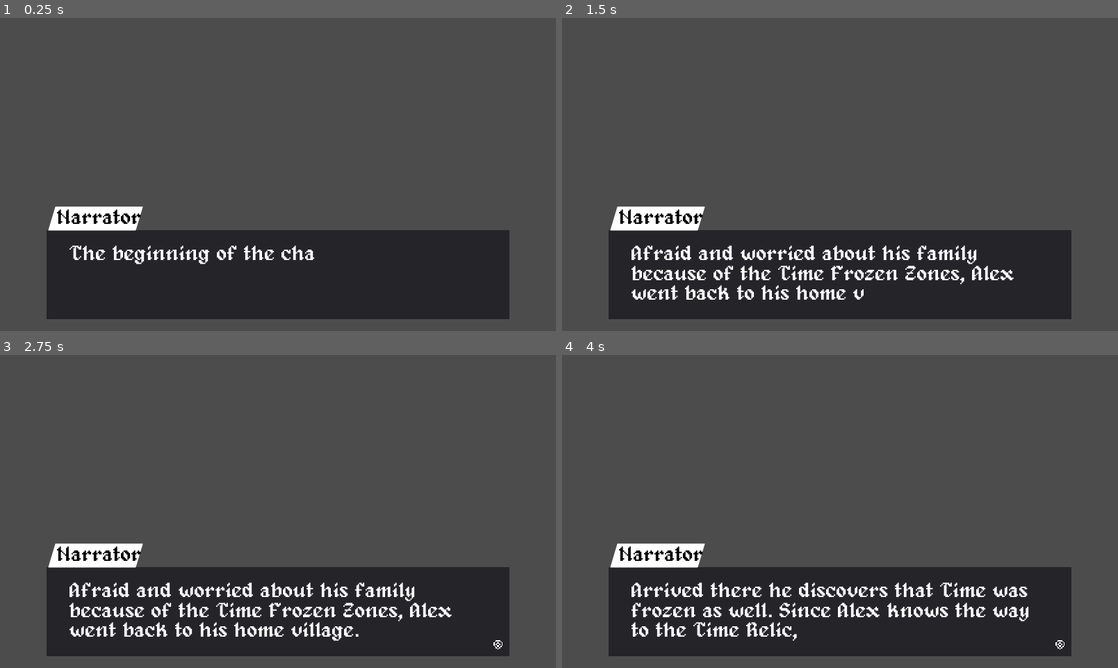
Above: before the commit, frames 1-4 (two rows, left to right).
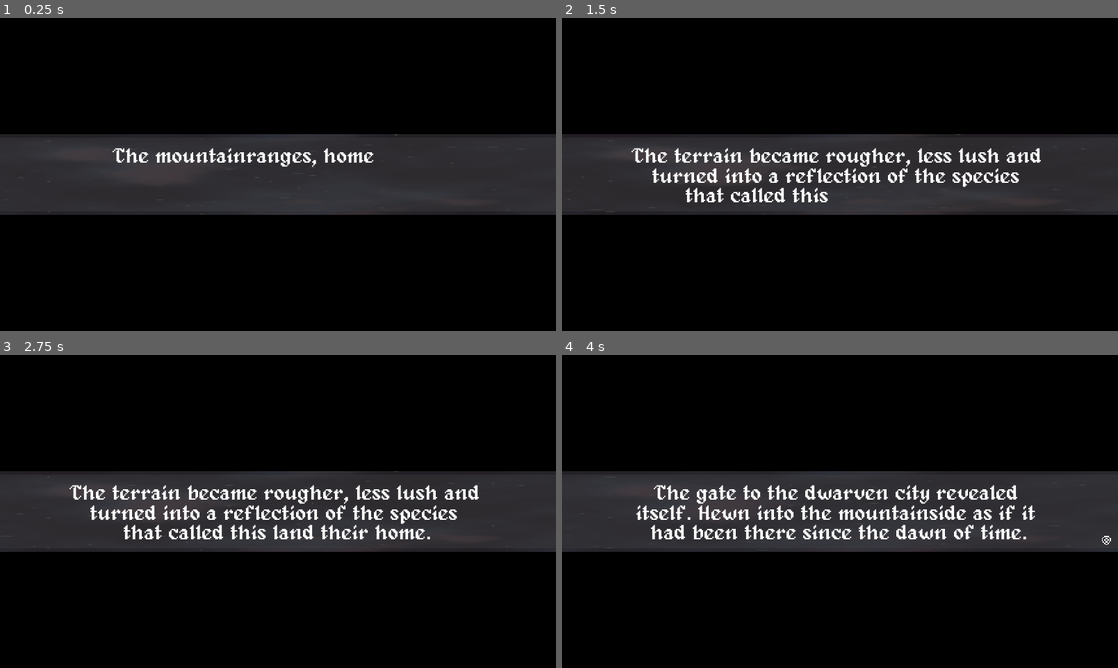
Above: after the commit, the same moments.

Repository: panorb/ludum-dare-51
Game: Godot game, scene res://scene/GameScene.tscn
Two runs of this game, one before a commit and one after it. Both use one fixed random seed, a clock stepped at 60 frames per second and the inputs below. This scene is started directly instead of the project's main scene.
Inputs:
- Up to frame 1 (0.25 s): no input
- Up to frame 2 (1.5 s): tap Enter (option_select) at 0.5 s; hold Up (ui_up) 0.53-1.28 s; hold Down (ui_down) from 1.28 s (still down)
- Up to frame 3 (2.75 s): tap Space at 2 s; release Down (ui_down) at 2.03 s; hold Up (ui_up) from 2.03 s (still down)
- Up to frame 4 (4 s): tap Enter (option_select) at 2.75 s; release Up (ui_up) at 3.53 s; hold Down (ui_down) from 3.53 s (still down)

The runs differ from the first frame. In frame 1, 96% of the frame differs, in the area x 0-100%, y 0-100%; in frame 2, 96%; in frame 3, 96%; in frame 4, 95%.

Commit message:
Extended and improved dialogue system by quite a lot
- chance branches are now supported
- choice conditions are now supported
- the new, custom emit dialogue signal node is now supported
- a new stage/dialogue box for the narrator was added

Diff:
--- /dev/null
+++ b/godot/gui/dialogue/NarratorStage.gd
@@ -0,0 +1,50 @@
+extends Control
+
+var text : String setget _set_text, _get_text
+
+var need_to_wait : bool setget _set_need_to_wait
+
+onready var dialogue_text = get_node("%DialogueText")
+
+onready var tween = get_node("Tween")
+
+onready var proceed_indicator = get_node("BoxPanel/ProceedIndicator")
+onready var proceed_indicator_timer = get_node("BoxPanel/ProceedIndicator/Timer")
+
+signal reading_finished
+
+func _set_text(new_val):
+	dialogue_text.bbcode_text = "[center]" + new_val + "[/center]"
+	_animate_dialogue_text()
+
+func _get_text():
+	return dialogue_text.text
+
+func _set_need_to_wait(new_val):
+	need_to_wait = new_val
+
+func _input(event):
+	if event.is_action_pressed("option_select"):
+		print("enter")
+		emit_signal("reading_finished")
+
+func _on_tween_all_completed():
+	need_to_wait = false
+
+func _ready():
+	need_to_wait = false
+	yield(get_tree().create_timer(1.0), "timeout")
+	proceed_indicator_timer.connect("timeout", self, "_on_ProceedIndicator_switch")
+	tween.connect("tween_all_completed", self, "_on_tween_all_completed")
+
+func _on_ProceedIndicator_switch():
+	proceed_indicator.visible = dialogue_text.percent_visible == 1.0 and not proceed_indicator.visible
+
+func _on_animation_finished(animation_name):
+	print(animation_name)
+
+func _animate_dialogue_text():
+	tween.stop_all()
+	tween.reset_all()
+	tween.interpolate_property(dialogue_text, "percent_visible", 0.0, 1.0, len(self.text) * 0.01)
+	tween.start()
--- /dev/null
+++ b/godot/gui/dialogue/NarratorStage.tscn
@@ -0,0 +1,199 @@
+[gd_scene load_steps=8 format=2]
+
+[ext_resource path="res://gui/dialogue/NarratorStage.gd" type="Script" id=1]
+[ext_resource path="res://gui/main_theme.tres" type="Theme" id=2]
+[ext_resource path="res://gui/dialogue/proceed_indicator.png" type="Texture" id=3]
+[ext_resource path="res://gui/dialogue/beep.wav" type="AudioStream" id=4]
+
+[sub_resource type="Shader" id=2]
+code = "shader_type canvas_item;
+
+//uniform vec3 color_replace = vec3(1.0,1.0,0.0);
+uniform int OCTAVE = 12;
+uniform float timescale = 0.4;
+uniform vec4 CLOUD1_COL: hint_color = vec4(0.41,0.64,0.78,0.4);
+uniform vec4 CLOUD2_COL: hint_color = vec4(0.99,0.79,0.46,0.2);
+uniform vec4 CLOUD3_COL: hint_color = vec4(0.81,0.31,0.59,1.0);
+uniform vec4 CLOUD4_COL: hint_color = vec4(0.27,0.15,0.33,1.0);
+uniform vec4 SPACE: hint_color = vec4(0.09,0.06,0.28,0.3);
+uniform float zoomScale = 4.0;
+uniform float size = 10.0;
+uniform float starscale = 20.0;
+uniform float prob: hint_range(0.0,1.0) = 0.98;
+
+float rand(vec2 input){
+	return fract(sin(dot(input,vec2(23.53,44.0)))*42350.45);
+}
+
+float perlin(vec2 input){
+	vec2 i = floor(input);
+	vec2 j = fract(input);
+	vec2 coord = smoothstep(0.,1.,j);
+
+	float a = rand(i);
+	float b = rand(i+vec2(1.0,0.0));
+	float c = rand(i+vec2(0.0,1.0));
+	float d = rand(i+vec2(1.0,1.0));
+
+	return mix(mix(a,b,coord.x),mix(c,d,coord.x),coord.y);
+}
+
+float fbm(vec2 input){
+	float value = 0.0;
+	float scale = 0.5;
+
+	for(int i = 0; i < OCTAVE; i++){
+		value += perlin(input)*scale;
+		input*=2.0;
+		scale*=0.5;
+	}
+	return value;
+}
+
+float fbmCloud(vec2 input, float minimum){
+	float value = 0.0;
+	float scale = 0.5;
+
+	for(int i = 0; i < OCTAVE; i++){
+		value += perlin(input)*scale;
+		input*=2.0;
+		scale*=0.5;
+	}
+	return smoothstep(0.,1.,(smoothstep(minimum,1.,value)-minimum)/(1.0-minimum));
+}
+
+float fbmCloud2(vec2 input, float minimum){
+	float value = 0.0;
+	float scale = 0.5;
+
+	for(int i = 0; i < OCTAVE; i++){
+		value += perlin(input)*scale;
+		input*=2.0;
+		scale*=0.5;
+	}
+	return (smoothstep(minimum,1.,value)-minimum)/(1.0-minimum);
+}
+
+void fragment(){
+	vec4 originalColor = texture(TEXTURE, UV);
+	float timescaled = TIME * timescale;
+	//vec2 zoomUV = vec2(zoomScale * UV.x + UV.x*0.04*TIME*sin(0.07*TIME), zoomScale * UV.y + UV.y*0.05*TIME*cos(0.06*TIME));
+	vec2 zoomUV2 = vec2(zoomScale * UV.x + 0.03*timescaled*sin(0.07*timescaled), zoomScale * UV.y + 0.03*timescaled*cos(0.06*timescaled));
+	vec2 zoomUV3 = vec2(zoomScale * UV.x + 0.027*timescaled*sin(0.07*timescaled), zoomScale * UV.y + 0.025*timescaled*cos(0.06*timescaled));
+	vec2 zoomUV4 = vec2(zoomScale * UV.x + 0.021*timescaled*sin(0.07*timescaled), zoomScale * UV.y + 0.021*timescaled*cos(0.07*timescaled));
+	float tide = 0.05*sin(TIME);
+	float tide2 = 0.06*cos(0.3*TIME);
+	//if(color_replace == originalColor.rgb){
+		vec4 nebulaTexture = vec4(SPACE.rgb, 0.5+0.2*sin(0.23*TIME +UV.x-UV.y));
+		nebulaTexture += fbmCloud2(zoomUV3, 0.24 + tide)*CLOUD1_COL;
+		nebulaTexture += fbmCloud(zoomUV2*0.9, 0.33 - tide)*CLOUD2_COL;
+		nebulaTexture = mix(nebulaTexture,CLOUD3_COL,fbmCloud(vec2(0.9*zoomUV4.x,0.9*zoomUV4.y), 0.25+tide2));
+		nebulaTexture = mix(nebulaTexture,CLOUD4_COL,fbmCloud(zoomUV3*0.7+2.0, 0.4+tide2));
+		vec2 zoomstar = starscale*zoomUV2;
+		vec2 pos = floor(zoomstar / size);
+		float starValue = rand(pos);
+		if(starValue>prob){
+			vec2 center = size * pos + vec2(size, size) * 0.5;
+			float t = 0.9 + 0.2 * sin(TIME * 8.0 + (starValue - prob) / (1.0 - prob) * 45.0);
+			float color = 1.0 - distance(zoomstar, center) / (0.5 * size);
+			nebulaTexture = mix(nebulaTexture, vec4(1.0,1.0,1.0,1.0),smoothstep(0.,1.,color * t / (abs(zoomstar.y - center.y)) * t / (abs(zoomstar.x - center.x))));
+		} else {
+			zoomstar *= 5.0;
+			pos = floor(zoomstar / size);
+			float starValue2 = rand(pos + vec2(13.0,13.0));
+			if(starValue2 >= 0.95){
+				vec2 center = size * pos + vec2(size, size) * 0.5;
+				float t = 0.9 + 0.2 * sin(TIME * 8.0 + (starValue - prob) / (1.0 - prob) * 45.0);
+				float color = 1.0 - distance(zoomstar, center) / (0.5 * size);
+				nebulaTexture = mix(nebulaTexture, vec4(1.0,1.0,1.0,1.0),fbmCloud(pos,0.0)*smoothstep(0.,1.,color * t / (abs(zoomstar.y - center.y)) * t / (abs(zoomstar.x - center.x))));
+			}
+		}
+
+		COLOR = mix(COLOR, vec4(nebulaTexture.rgb, 1.0), 0.12);
+		//COLOR = vec4(nebulaTexture.rgb,nebulaTexture.a * 1.2)
+	//} else {
+	//	COLOR = originalColor;
+	//}
+}"
+
+[sub_resource type="ShaderMaterial" id=3]
+shader = SubResource( 2 )
+shader_param/OCTAVE = 12
+shader_param/timescale = 0.4
+shader_param/CLOUD1_COL = Color( 0.41, 0.64, 0.78, 0.4 )
+shader_param/CLOUD2_COL = Color( 0.99, 0.79, 0.46, 0.2 )
+shader_param/CLOUD3_COL = Color( 0.81, 0.31, 0.59, 1 )
+shader_param/CLOUD4_COL = Color( 0.27, 0.15, 0.33, 1 )
+shader_param/SPACE = Color( 0.09, 0.06, 0.28, 0.3 )
+shader_param/zoomScale = 4.0
+shader_param/size = 10.0
+shader_param/starscale = 20.0
+shader_param/prob = 0.98
+
+[sub_resource type="StyleBoxFlat" id=1]
+bg_color = Color( 0.298039, 0.298039, 0.298039, 0.666667 )
+border_width_top = 3
+border_width_bottom = 3
+border_color = Color( 0.164706, 0.164706, 0.164706, 1 )
+
+[node name="NarratorStage" type="Control"]
+margin_right = 480.0
+margin_bottom = 270.0
+theme = ExtResource( 2 )
+script = ExtResource( 1 )
+
+[node name="BoxPanel" type="Panel" parent="."]
+material = SubResource( 3 )
+anchor_left = 0.5
+anchor_top = 0.5
+anchor_right = 0.5
+anchor_bottom = 0.5
+margin_left = -240.0
+margin_top = -35.0
+margin_right = 240.0
+margin_bottom = 35.0
+rect_min_size = Vector2( 0, 70 )
+custom_styles/panel = SubResource( 1 )
+
+[node name="DialogueText" type="RichTextLabel" parent="BoxPanel"]
+unique_name_in_owner = true
+anchor_left = 0.5
+anchor_top = 0.5
+anchor_right = 0.5
+anchor_bottom = 0.5
+margin_left = -180.0
+margin_top = -24.0
+margin_right = 180.0
+margin_bottom = 28.5
+rect_min_size = Vector2( 360, 0 )
+size_flags_horizontal = 3
+bbcode_enabled = true
+visible_characters = 0
+fit_content_height = true
+scroll_active = false
+
+[node name="ProceedIndicator" type="TextureRect" parent="BoxPanel"]
+visible = false
+anchor_left = 1.0
+anchor_top = 1.0
+anchor_right = 1.0
+anchor_bottom = 1.0
+margin_left = -14.0
+margin_top = -14.0
+margin_right = -6.0
+margin_bottom = -6.0
+texture = ExtResource( 3 )
+expand = true
+
+[node name="Timer" type="Timer" parent="BoxPanel/ProceedIndicator"]
+wait_time = 0.4
+autostart = true
+
+[node name="Tween" type="Tween" parent="."]
+
+[node name="Sounds" type="Node" parent="."]
+
+[node name="SoundBeep" type="AudioStreamPlayer" parent="Sounds"]
+stream = ExtResource( 4 )
+volume_db = -20.0
+pitch_scale = 0.7
--- a/godot/project.godot
+++ b/godot/project.godot
@@ -70,4 +70,5 @@
 
 [rendering]
 
+environment/default_clear_color=Color( 0, 0, 0, 1 )
 environment/default_environment="res://default_env.tres"
--- a/godot/scene/DialogueManager.gd
+++ b/godot/scene/DialogueManager.gd
@@ -6,36 +6,54 @@
 var json_data = {}
 var current_node
 var local = {} # Stores local variables from the editor
-var box_style : String = "Dialogue"
+var box_style : String = ""
 
 var dialogue_box_scene = preload("res://gui/dialogue/DialogueBox.tscn")
 var choice_box_scene = preload("res://gui/dialogue/ChoiceBox.tscn")
-
+var narrator_stage_scene = preload("res://gui/dialogue/NarratorStage.tscn")
 
 onready var dialogue_box : Control = get_node("DialogueBox")
 onready var choice_box : Control = get_node("ChoiceBox")
+onready var narrator_stage : Control = get_node("NarratorStage")
+
+signal dialogue_signal(command)
 
 # Called when the node enters the scene tree for the first time.
 func _ready():
-	start_dialogue("res://content/dialogue/Intro_Part3.json")
-	dialogue_box.connect("reading_finished", self, "on_reading_finished")
-	remove_child(choice_box)
+	start_dialogue("res://content/dialogue/Chapter2P1.json")
 	handle_current_node()
 	pass # Replace with function body.
 
-func toggle_box():
-	if box_style == "Dialogue":
+func change_box_style(new_style):
+	if box_style == new_style:
+		return
+
+	box_style = new_style
+
+	if dialogue_box and dialogue_box.is_inside_tree():
 		remove_child(dialogue_box)
-		choice_box = choice_box_scene.instance()
-		add_child(choice_box)
-		choice_box.connect("choice_selected", self, "on_choice_selected")
-		box_style = "Choice"
-	else:
+		dialogue_box = null
+	if choice_box and choice_box.is_inside_tree():
 		remove_child(choice_box)
-		dialogue_box = dialogue_box_scene.instance()
-		add_child(dialogue_box)
-		dialogue_box.connect("reading_finished", self, "on_reading_finished")
-		box_style = "Dialogue"
+		choice_box = null
+	if narrator_stage and narrator_stage.is_inside_tree():
+		remove_child(narrator_stage)
+		narrator_stage = null
+
+	match box_style:
+		"Dialogue":
+			dialogue_box = dialogue_box_scene.instance()
+			add_child(dialogue_box)
+			dialogue_box.connect("reading_finished", self, "on_reading_finished")
+		"Choice":
+			choice_box = choice_box_scene.instance()
+			add_child(choice_box)
+			choice_box.connect("choice_selected", self, "on_choice_selected")
+		"Stage":
+			narrator_stage = narrator_stage_scene.instance()
+			add_child(narrator_stage)
+			narrator_stage.connect("reading_finished", self, "on_reading_finished")
+
 
 func load_data(json_path):
 	var file = File.new()
@@ -86,16 +104,22 @@
 
 func show_message():
 	if current_node["character"][0] == "Player":
-		if box_style == "Dialogue":
-			toggle_box()
+		change_box_style("Choice")
+
 		choice_box.question = current_node["text"]["ENG"]
 		var tmp = []
 		for i in range(len(current_node["choices"])):
-			tmp.append(current_node["choices"][i]["text"]["ENG"])
+			if not current_node["choices"][i]["is_condition"] or \
+			 evaluate_value(current_node["choices"][i]["condition"]):
+				tmp.append(current_node["choices"][i]["text"]["ENG"])
 		choice_box.choices = tmp
+	elif current_node["character"][0] == "Narrator":
+		change_box_style("Stage")
+
+		narrator_stage.text = current_node["text"]["ENG"]
 	else:
-		if box_style == "Choice":
-			toggle_box()
+		change_box_style("Dialogue")
+
 		dialogue_box.text = current_node["text"]["ENG"]
 		dialogue_box.display_name = current_node["character"][0]
 
@@ -107,33 +131,57 @@
 
 func handle_current_node():
 	if not current_node:
-		dialogue_box.text = "Next Chapter"#assert(false, "Implement next chapter here")
+		narrator_stage.text = "Next Chapter"#assert(false, "Implement next chapter here")
 	elif current_node["node_type"] == "condition_branch":
 		condition_branch()
 	elif current_node["node_type"] == "show_message":
 		show_message()
 	elif current_node["node_type"] == "set_local_variable":
 		set_local_var()
+	elif current_node["node_type"] == "chance_branch":
+		chance_branch()
+	elif current_node["node_type"] == "dialogue_signal":
+		emit_dialogue_signal()
+
+func emit_dialogue_signal():
+	emit_signal("dialogue_signal", current_node["signal"])
+
+	auto_next()
+	handle_current_node()
+
+func chance_branch():
+	var chance_1 = current_node["chance_1"]
+	var chance_2 = current_node["chance_2"]
+
+	var rand_num = randi() % int(chance_1 + chance_2) + 1
+
+	if rand_num <= chance_1:
+		current_node = get_dialogue_node_by_id(current_node["branches"]["1"])
+	else:
+		current_node = get_dialogue_node_by_id(current_node["branches"]["2"])
+
+	handle_current_node()
+
 # Called every frame. 'delta' is the elapsed time since the previous frame.
 #func _process(delta):
 #	pass
 
 func condition_branch():
-	var c = current_node["text"]
+	var condition = current_node["text"]
 
-	var parts : PoolStringArray = c.split(" ")
-	var var_name : String = parts[0]
-	var comparator : String = parts[1]
-	var value : String = parts[2]
-
-	if evaluate_value(var_name, comparator, value):
+	if evaluate_value(condition):
 		current_node = get_dialogue_node_by_id(current_node["branches"]["True"])
 	else:
 		current_node = get_dialogue_node_by_id(current_node["branches"]["False"])
 
 	handle_current_node()
 
-func evaluate_value(var_name : String, comparator : String, value : String):
+func evaluate_value(condition : String):
+	var parts : PoolStringArray = condition.split(" ")
+	var var_name : String = parts[0]
+	var comparator : String = parts[1]
+	var value : String = parts[2]
+
 	var var_value = str(local[var_name]["value"])
 
 	match comparator:
--- a/godot/scene/GameScene.tscn
+++ b/godot/scene/GameScene.tscn
@@ -1,15 +1,20 @@
-[gd_scene load_steps=4 format=2]
+[gd_scene load_steps=5 format=2]
 
 [ext_resource path="res://scene/DialogueManager.gd" type="Script" id=1]
 [ext_resource path="res://gui/dialogue/DialogueBox.tscn" type="PackedScene" id=2]
 [ext_resource path="res://gui/dialogue/ChoiceBox.tscn" type="PackedScene" id=3]
+[ext_resource path="res://gui/dialogue/NarratorStage.tscn" type="PackedScene" id=4]
 
 [node name="GameScene" type="Node2D"]
 
-[node name="DialogueManager" type="Node2D" parent="."]
+[node name="DialogueManager" type="Control" parent="."]
+anchor_right = 1.0
+anchor_bottom = 1.0
 script = ExtResource( 1 )
 
 [node name="DialogueBox" parent="DialogueManager" instance=ExtResource( 2 )]
 input_pass_on_modal_close_click = false
 
 [node name="ChoiceBox" parent="DialogueManager" instance=ExtResource( 3 )]
+
+[node name="NarratorStage" parent="DialogueManager" instance=ExtResource( 4 )]
